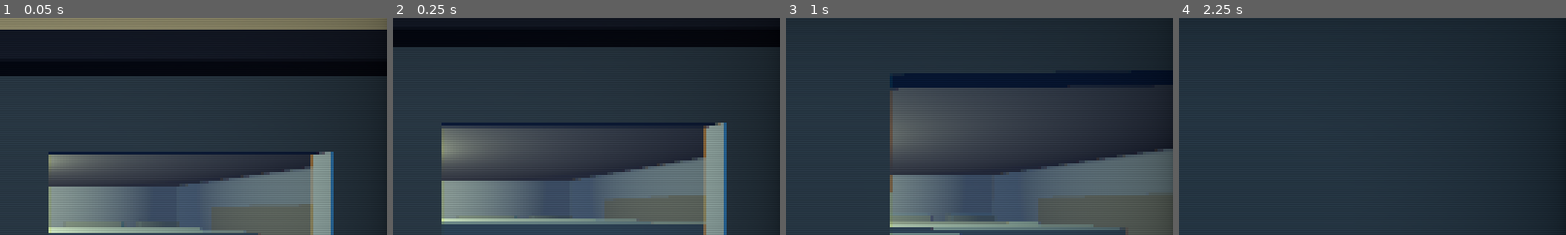
Above: before the commit, frames 1-4 (left to right).
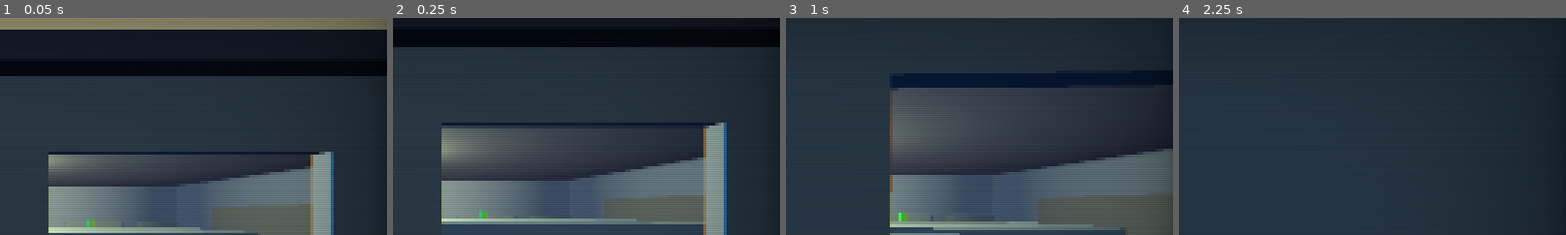
Above: after the commit, the same moments.

Repository: NorthSideXD/Apocalyptic-Inconvenience
Game: Godot game, scene res://scenes/game.tscn
Two runs of this game, one before a commit and one after it. Both use one fixed random seed, a clock stepped at 60 frames per second and the inputs below.
Inputs (mouse positions are % of the whole screen's width and height, from its top left):
- Up to frame 1 (0.05 s): no input
- Up to frame 2 (0.25 s): no input
- Up to frame 3 (1 s): tap Enter (ui_accept) at 0.5, 0.77 s; move the mouse to (49, 52) at 0.52 s; hold W (move_forward) from 0.53 s (still down); tap E (interact) at 0.6 s; tap Q (drop, bound only after the commit) at 0.8 s
- Up to frame 4 (2.25 s): keep holding W (move_forward); move the mouse to (57, 51) at 1.27 s; tap Q (drop, bound only after the commit) at 1.35 s; tap Enter (ui_accept) at 1.52 s; tap E (interact) at 1.55 s; move the mouse to (42, 49) at 2.02 s; hold Ctrl (crouch) from 2.03 s (still down)
The pictures show only the part of the screen within x 50-100%, y 6-56%; the shares and areas given below are measured in that part.

The runs differ from the first frame. In frame 1, less than 0.1% of the frame differs, in the area x 22-25%, y 92-97%; in frame 2, less than 0.1%; in frame 3, less than 0.1%; in frame 4, nothing differs.

Commit message:
Can pick stuff up kinda

Diff:
--- a/apocalyptic-inconvenience/project.godot
+++ b/apocalyptic-inconvenience/project.godot
@@ -56,3 +56,8 @@
 "events": [Object(InputEventKey,"resource_local_to_scene":false,"resource_name":"","device":-1,"window_id":0,"alt_press …(192 unchanged characters)…
 ]
 }
+drop={
+"deadzone": 0.5,
+"events": [Object(InputEventKey,"resource_local_to_scene":false,"resource_name":"","device":-1,"window_id":0,"alt_pressed":false,"shift_pressed":false,"ctrl_pressed":false,"meta_pressed":false,"pressed":false,"keycode":0,"physical_keycode":81,"key_label":0,"unicode":113,"location":0,"echo":false,"script":null)
+]
+}
--- a/apocalyptic-inconvenience/scenes/gas_station.tscn
+++ b/apocalyptic-inconvenience/scenes/gas_station.tscn
@@ -1,7 +1,8 @@
-[gd_scene load_steps=18 format=3]
+[gd_scene load_steps=24 format=3]
 
 [ext_resource type="PackedScene" path="res://assets/gaspump.glb" id="pump_model"]
 [ext_resource type="Script" path="res://scripts/cash_register.gd" id="cash_register_script"]
+[ext_resource type="Script" path="res://scripts/pickup_item.gd" id="pickup_item_script"]
 
 [sub_resource type="StandardMaterial3D" id="mat_walls"]
 albedo_color = Color(0.55, 0.5, 0.42, 1)
@@ -38,6 +39,21 @@
 
 [sub_resource type="BoxMesh" id="BoxMesh_register"]
 size = Vector3(0.6, 0.4, 0.5)
+
+[sub_resource type="BoxShape3D" id="BoxShape3D_can"]
+size = Vector3(0.15, 0.25, 0.15)
+
+[sub_resource type="BoxMesh" id="BoxMesh_can"]
+size = Vector3(0.15, 0.25, 0.15)
+
+[sub_resource type="StandardMaterial3D" id="mat_can_red"]
+albedo_color = Color(0.7, 0.15, 0.1, 1)
+
+[sub_resource type="StandardMaterial3D" id="mat_can_blue"]
+albedo_color = Color(0.1, 0.25, 0.7, 1)
+
+[sub_resource type="StandardMaterial3D" id="mat_can_green"]
+albedo_color = Color(0.15, 0.6, 0.2, 1)
 
 [sub_resource type="StandardMaterial3D" id="mat_bulb"]
 shading_mode = 0
@@ -254,3 +270,39 @@
 [node name="LightBulb" type="MeshInstance3D" parent="CeilingLight"]
 mesh = SubResource("SphereMesh_bulb")
 cast_shadow = 0
+
+[node name="CanRed" type="RigidBody3D" parent="."]
+transform = Transform3D(1, 0, 0, 0, 1, 0, 0, 0, 1, -3, 1.27, -3.5)
+script = ExtResource("pickup_item_script")
+item_name = "Soda Can"
+
+[node name="CollisionShape3D" type="CollisionShape3D" parent="CanRed"]
+shape = SubResource("BoxShape3D_can")
+
+[node name="Mesh" type="MeshInstance3D" parent="CanRed"]
+mesh = SubResource("BoxMesh_can")
+surface_material_override/0 = SubResource("mat_can_red")
+
+[node name="CanBlue" type="RigidBody3D" parent="."]
+transform = Transform3D(1, 0, 0, 0, 1, 0, 0, 0, 1, -2.5, 1.27, -3.5)
+script = ExtResource("pickup_item_script")
+item_name = "Water Bottle"
+
+[node name="CollisionShape3D" type="CollisionShape3D" parent="CanBlue"]
+shape = SubResource("BoxShape3D_can")
+
+[node name="Mesh" type="MeshInstance3D" parent="CanBlue"]
+mesh = SubResource("BoxMesh_can")
+surface_material_override/0 = SubResource("mat_can_blue")
+
+[node name="CanGreen" type="RigidBody3D" parent="."]
+transform = Transform3D(1, 0, 0, 0, 1, 0, 0, 0, 1, 3, 2.15, -1.5)
+script = ExtResource("pickup_item_script")
+item_name = "Energy Drink"
+
+[node name="CollisionShape3D" type="CollisionShape3D" parent="CanGreen"]
+shape = SubResource("BoxShape3D_can")
+
+[node name="Mesh" type="MeshInstance3D" parent="CanGreen"]
+mesh = SubResource("BoxMesh_can")
+surface_material_override/0 = SubResource("mat_can_green")
--- a/apocalyptic-inconvenience/scenes/player.tscn
+++ b/apocalyptic-inconvenience/scenes/player.tscn
@@ -39,6 +39,9 @@
 [node name="InteractRay" type="RayCast3D" parent="Head/Camera3D"]
 target_position = Vector3(0, 0, -3)
 
+[node name="HoldPoint" type="Node3D" parent="Head/Camera3D"]
+transform = Transform3D(1, 0, 0, 0, 1, 0, 0, 0, 1, 0.3, -0.3, -0.8)
+
 [node name="InteractUI" type="CanvasLayer" parent="."]
 layer = 5
 
--- /dev/null
+++ b/apocalyptic-inconvenience/scripts/pickup_item.gd
@@ -0,0 +1,10 @@
+class_name PickupItem
+extends RigidBody3D
+
+@export var item_name := "Item"
+
+func get_interaction_text() -> String:
+	return "Pick up " + item_name
+
+func interact(player: CharacterBody3D) -> void:
+	player.pick_up(self)
--- a/apocalyptic-inconvenience/scripts/player.gd
+++ b/apocalyptic-inconvenience/scripts/player.gd
@@ -13,16 +13,20 @@
 @export var crouch_transition_speed := 8.0
 
 @export var step_height := 0.4
+@export var drop_force := 3.0
 
 var gravity: float = ProjectSettings.get_setting("physics/3d/default_gravity")
 var is_crouching := false
 var head_bob_time := 0.0
+var held_item: PickupItem = null
 
 @onready var head: Node3D = $Head
 @onready var collision: CollisionShape3D = $CollisionShape3D
 @onready var mesh: MeshInstance3D = $MeshInstance3D
+@onready var camera: Camera3D = $Head/Camera3D
 @onready var interact_ray: RayCast3D = $Head/Camera3D/InteractRay
 @onready var interact_prompt: Label = $InteractUI/InteractPrompt
+@onready var hold_point: Node3D = $Head/Camera3D/HoldPoint
 
 var _stand_head_y: float
 var _crouch_head_y: float
@@ -119,24 +123,66 @@
 	return _crouch_head_y if is_crouching else _stand_head_y
 
 func _update_interaction() -> void:
-	var interactable := _get_interactable()
-	if interactable:
-		interact_prompt.text = "[E] " + interactable.get_interaction_text()
+	# Drop held item with Q
+	if held_item and Input.is_action_just_pressed("drop"):
+		drop_item()
+		return
+
+	var target := _get_interact_target()
+
+	if held_item:
+		# While holding, show drop hint
+		interact_prompt.text = "[Q] Drop " + held_item.item_name
+	elif target:
+		interact_prompt.text = "[E] " + target.get_interaction_text()
 		if Input.is_action_just_pressed("interact"):
-			interactable.interact(self)
+			target.interact(self)
 	else:
 		interact_prompt.text = ""
 
-func _get_interactable() -> Interactable:
+func _get_interact_target() -> Node:
 	if not interact_ray.is_colliding():
 		return null
 	var collider := interact_ray.get_collider()
-	if collider is Interactable:
+	if collider and collider.has_method("interact") and collider.has_method("get_interaction_text"):
 		return collider
-	# Check parent — interactable script may be on the parent of a collision shape
-	if collider and collider.get_parent() is Interactable:
+	if collider and collider.get_parent().has_method("interact") and collider.get_parent().has_method("get_interaction_text"):
 		return collider.get_parent()
 	return null
+
+func pick_up(item: PickupItem) -> void:
+	if held_item:
+		return
+	held_item = item
+	# Remove from physics simulation
+	item.freeze = true
+	item.collision_layer = 0
+	item.collision_mask = 0
+	# Reparent to hold point
+	var prev_transform := item.global_transform
+	item.get_parent().remove_child(item)
+	hold_point.add_child(item)
+	item.position = Vector3.ZERO
+	item.rotation = Vector3.ZERO
+
+func drop_item() -> void:
+	if not held_item:
+		return
+	var item := held_item
+	held_item = null
+	# Reparent back to the scene root
+	var drop_pos := item.global_position
+	var forward := -camera.global_transform.basis.z
+	hold_point.remove_child(item)
+	get_tree().current_scene.add_child(item)
+	item.global_position = drop_pos
+	item.rotation = Vector3.ZERO
+	# Re-enable physics
+	item.collision_layer = 1
+	item.collision_mask = 1
+	item.freeze = false
+	# Give it a little toss forward
+	item.linear_velocity = forward * drop_force
 
 func _try_step_up() -> void:
 	var horizontal_motion := Vector3(velocity.x, 0, velocity.z) * get_physics_process_delta_time()
Not shown, added: apocalyptic-inconvenience/scripts/pickup_item.gd.uid
Not shown, changed: .DS_Store
Not shown, changed: apocalyptic-inconvenience/.DS_Store
